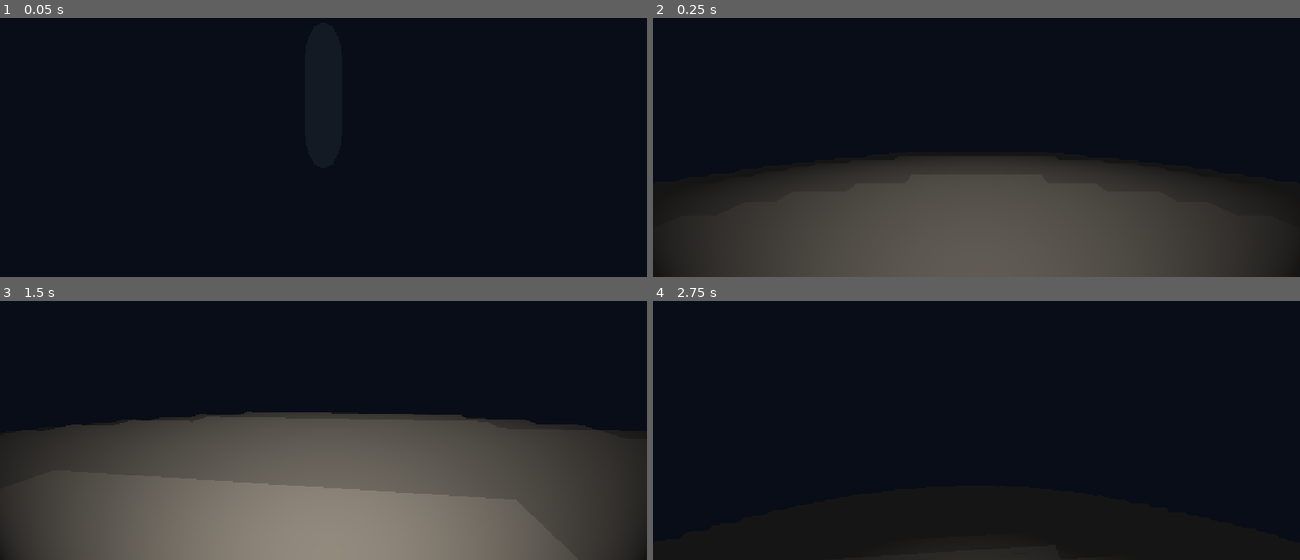
Above: before the commit, frames 1-4 (two rows, left to right).
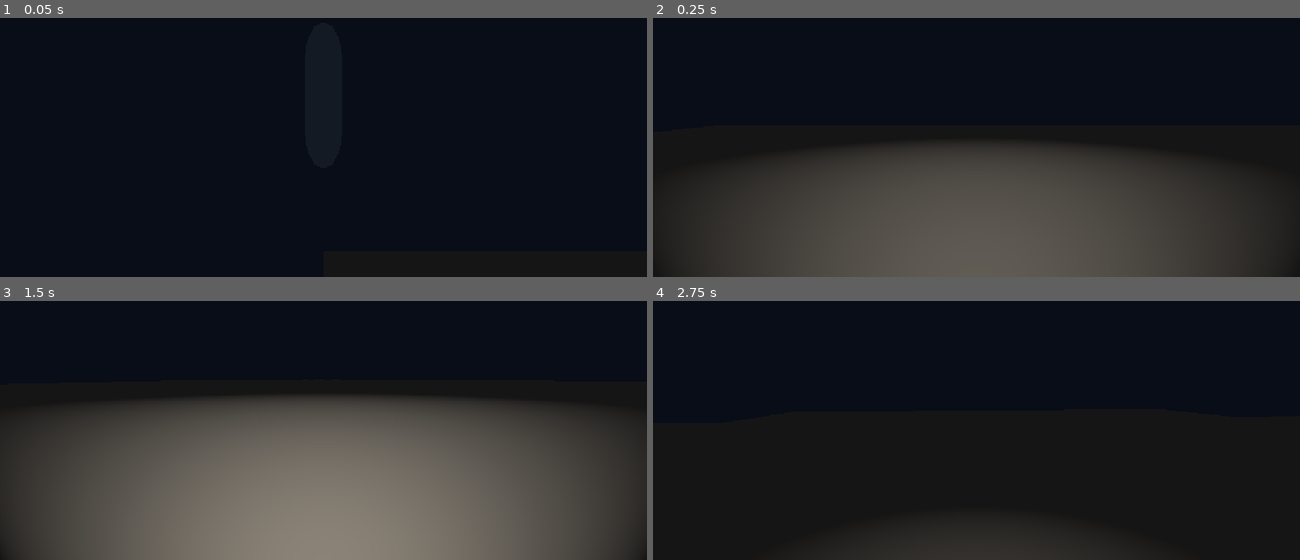
Above: after the commit, the same moments.

Repository: Robert-osu/Mine3d
Game: Godot game, scene res://main.tscn
Same seed, same stepped clock (60 frames per second), same inputs: the game is played once before the commit and once after it. This scene is started directly instead of the project's main scene.
Inputs (mouse positions are in pixels of both pictures, inside the frame that each line leads up to):
- Up to frame 1 (0.05 s): no input
- Up to frame 2 (0.25 s): no input
- Up to frame 3 (1.5 s): tap Enter at 0.5 s; move the mouse to (355, 376) at 0.52 s; hold W (move_forward) from 0.53 s (still down); tap Z at 0.6 s; click (355, 376) at 0.67 s; tap Space (jump) at 0.77 s; move the mouse to (291, 378) at 1.27 s; tap C at 1.35 s
- Up to frame 4 (2.75 s): keep holding W (move_forward); tap Space (jump) at 1.52 s; move the mouse to (989, 370) at 2.02 s; tap V at 2.1 s

The runs differ from the first frame. In frame 2, 4.1% of the frame differs, in the area x 6-94%, y 47-62%; in frame 3, 7.7%, in the area x 0-100%, y 36-51%; in frame 4, less than 0.1%.

Commit message:
подготовка

Diff:
--- a/main.tscn
+++ b/main.tscn
@@ -20,7 +20,7 @@
 
 [node name="Planet" type="StaticBody3D" parent="." unique_id=540945019]
 script = ExtResource("1_ig7tw")
-planet_scale = 10
+planet_scale = 1000
 load_radius = 8
 air_chunks_above = 4
 
